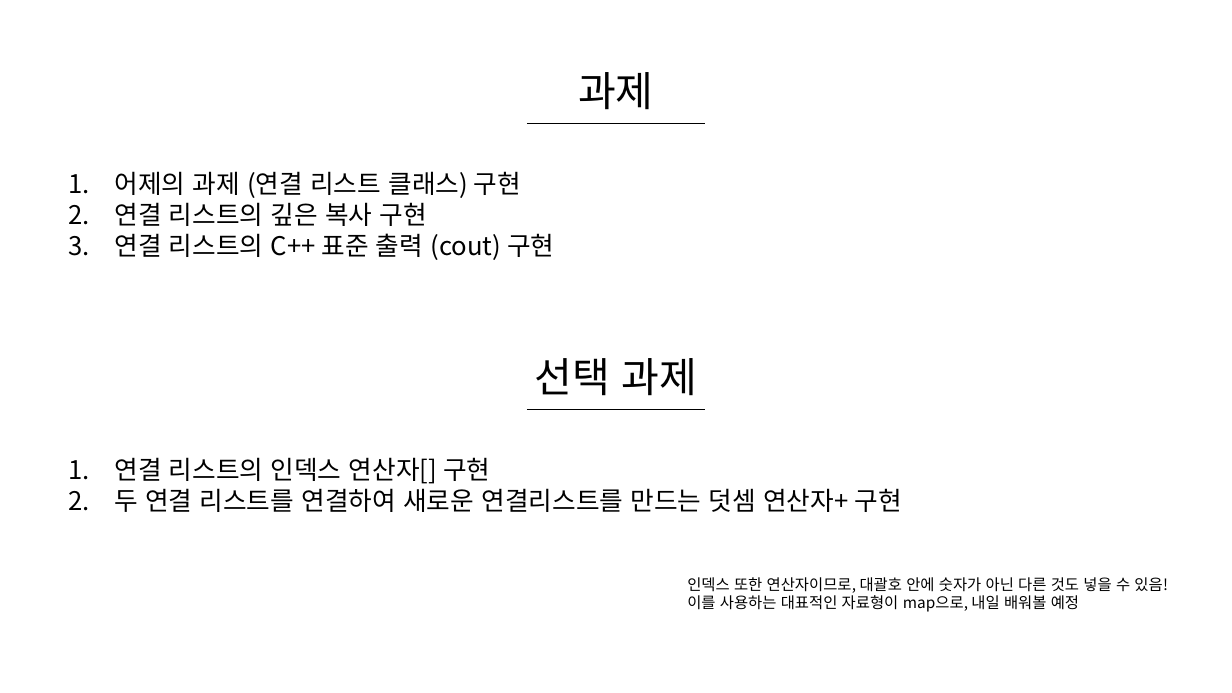
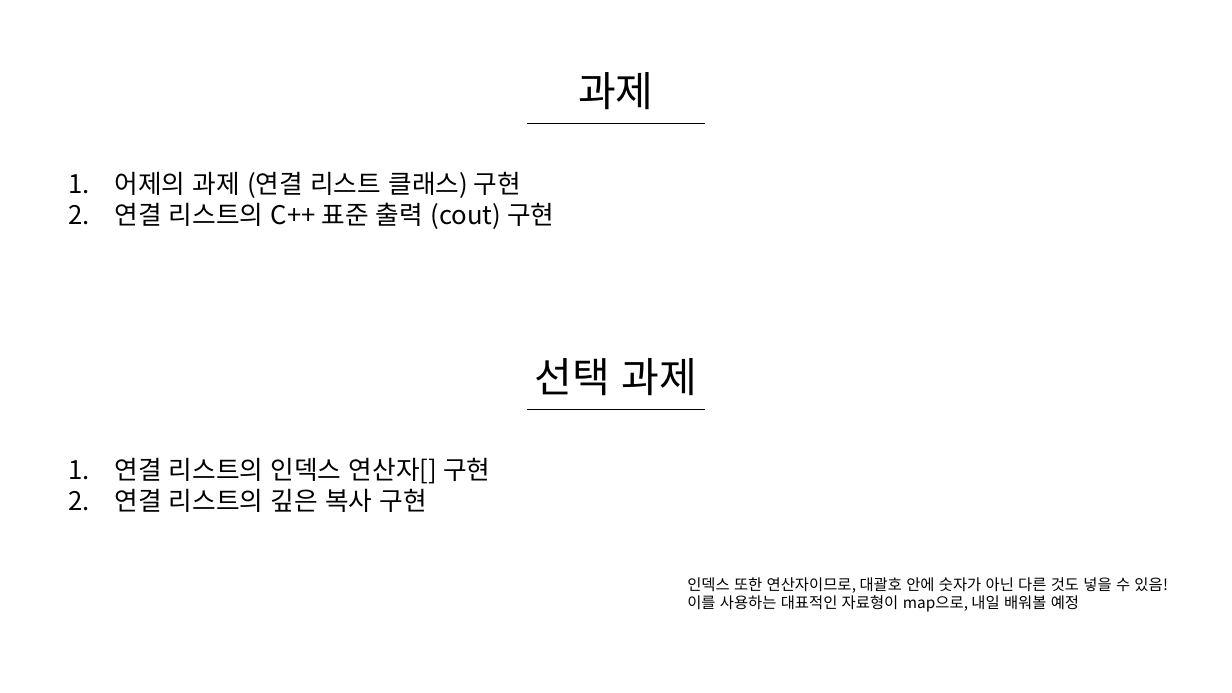
Before and after one commit to WooLyung/2021-RG-Lecture, a slide deck: slide 25 of 수업 자료/3 - C++ 함수와 기능.pptx. Drawn at 1232x693 pixels with LibreOffice and Linux fonts; fonts in the diff are those of the drawing. Boxes give left, top, right and bottom in pixels: in the first picture for what was removed or moved away, otherwise in the second. Text is boxed around its words. In the diff, an @@ line names an element or a change of style, - is before the commit and + after.

```diff
--- a/수업 자료/3 - C++ 함수와 기능.pptx
+++ b/수업 자료/3 - C++ 함수와 기능.pptx
@@ text at [114,202,427,226]: paragraph removed @@
-2. 연결 리스트의 깊은 복사 구현
@@ text at [114,488,427,512]: text changed @@
-2. 두 연결 리스트를 연결하여 새로운 연결리스트를 만드는 덧셈 연산자+ 구현
+2. 연결 리스트의 깊은 복사 구현
```
Also in this commit, not shown: 5 other files.
